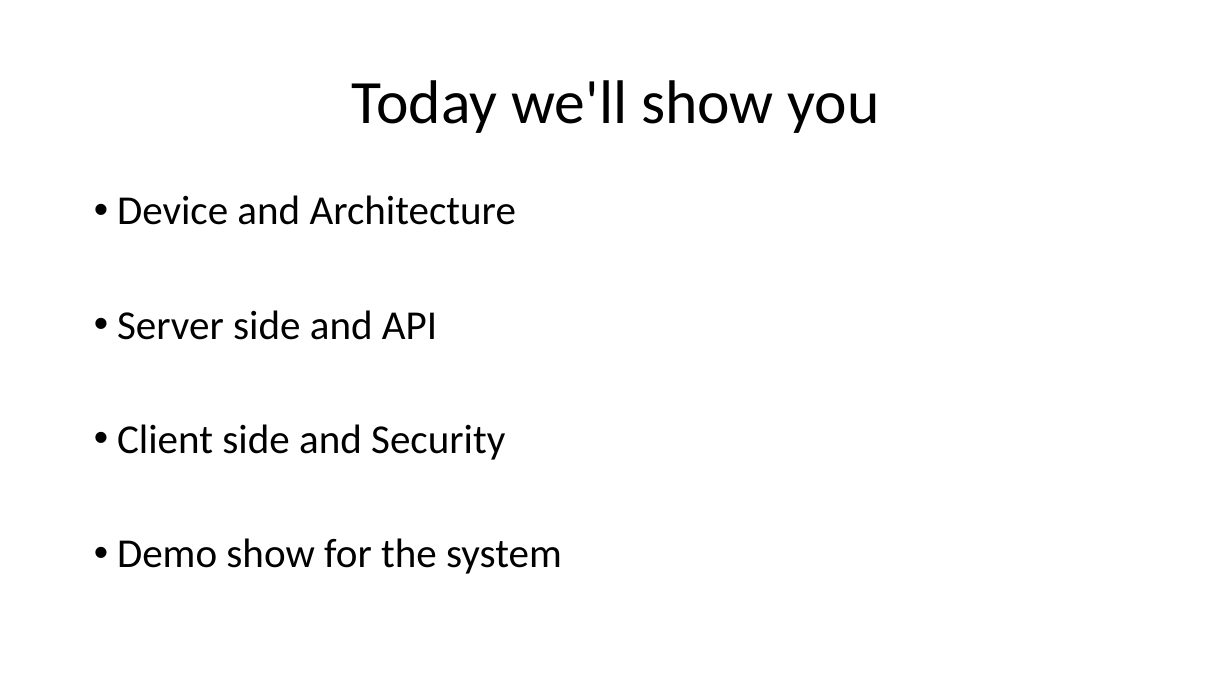
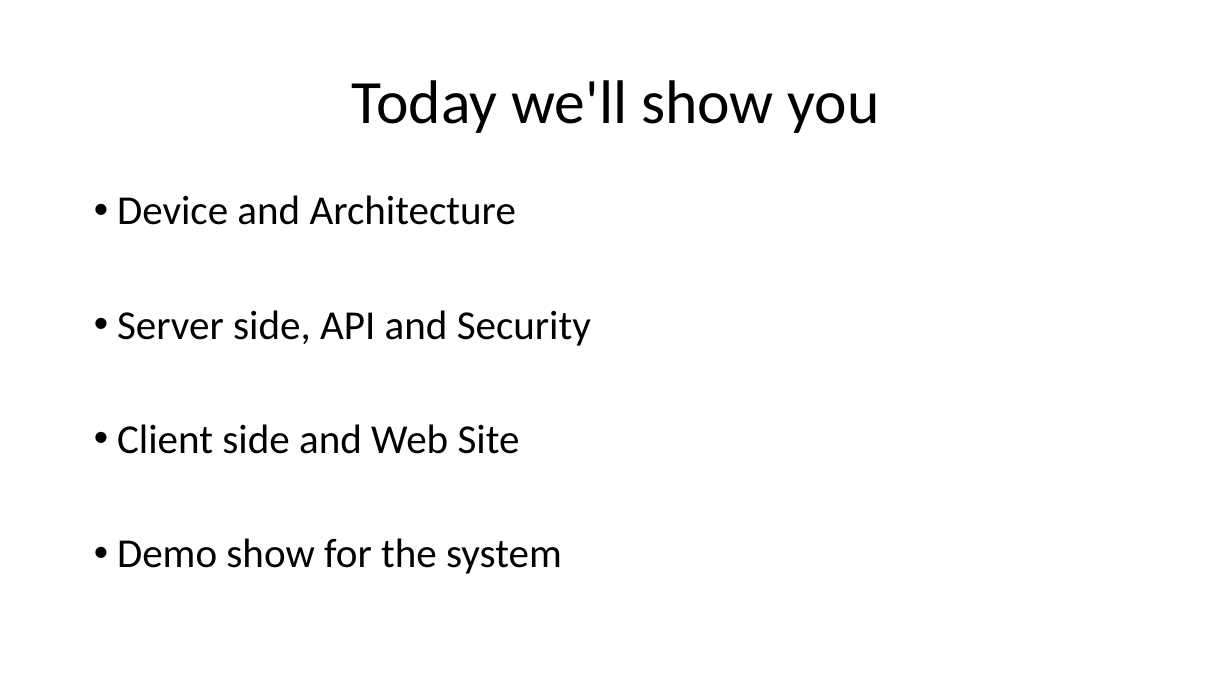
Before and after one commit to Aviel212/SmartSwitch, a slide deck: slide 2 of Project Submission/Presentation/INTRO slides.pptx. Drawn at 1232x693 pixels with LibreOffice and Linux fonts; fonts in the diff are those of the drawing. Boxes give left, top, right and bottom in pixels: in the first picture for what was removed or moved away, otherwise in the second. Text is boxed around its words. In the diff, an @@ line names an element or a change of style, - is before the commit and + after.

```diff
--- a/Project Submission/Presentation/INTRO slides.pptx
+++ b/Project Submission/Presentation/INTRO slides.pptx
@@ text at (117, 310, 591, 454): text changed @@
-• Server side and API
-• Client side and Security
+• Server side, API and Security
+• Client side and Web Site
```
Also in this commit, not shown: 3 other files.
